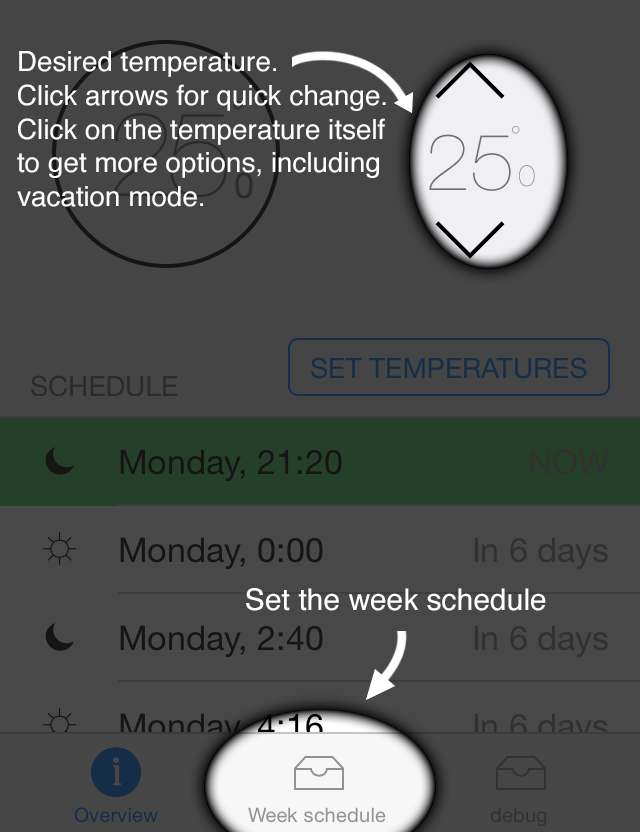
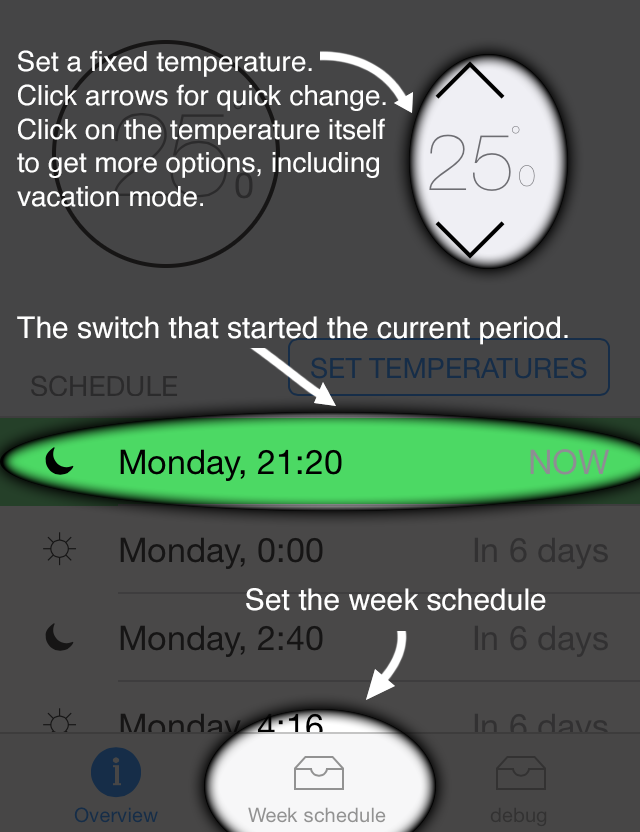
Comparing the layer stacks of the two 640×832 images. Changes:
added layer "The switch that started the current period." above "Set the week schedule" over (17, 316, 568, 345)
painted on "Layer 7" over (249, 348, 336, 406)
painted on "Layer 6" over (292, 50, 320, 68)
renamed "Desired temperature. Click arrows for quick change. Click on th" to "Set a fixed temperature. Click arrows for quick change. Click o", painted on it over (18, 50, 320, 77)
added layer "Layer 4 copy 3" above "Ellipse 1 copy 2" over (0, 50, 640, 525)
added layer "Ellipse 1 copy 2" above "Layer 4 copy" over (0, 412, 640, 511)
